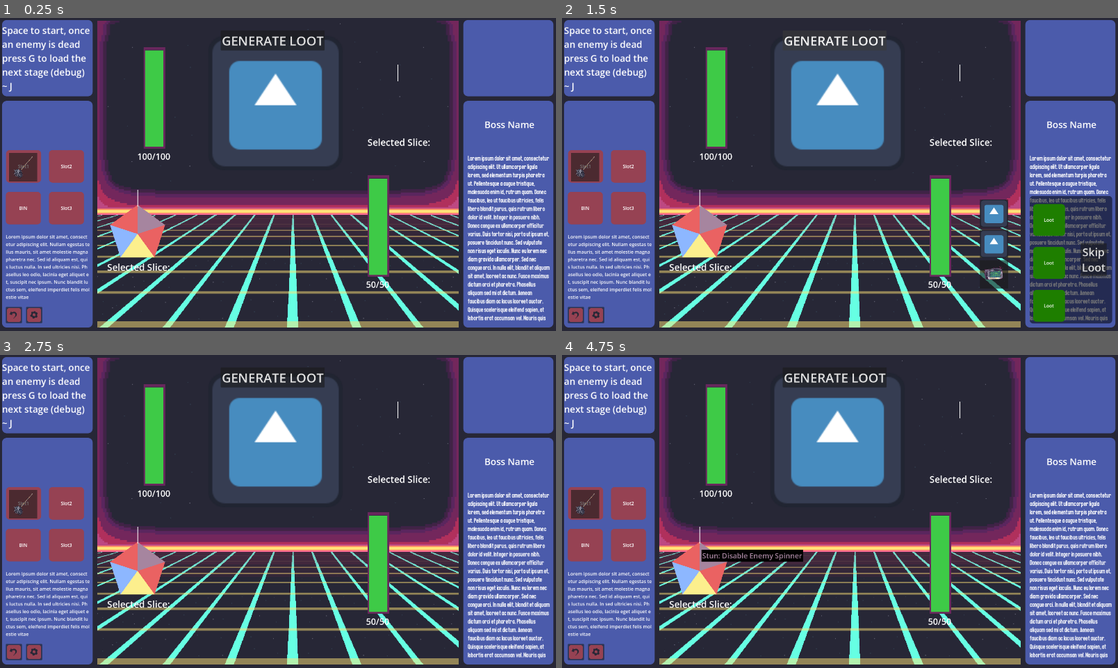
Above: before the commit, frames 1-4 (two rows, left to right).
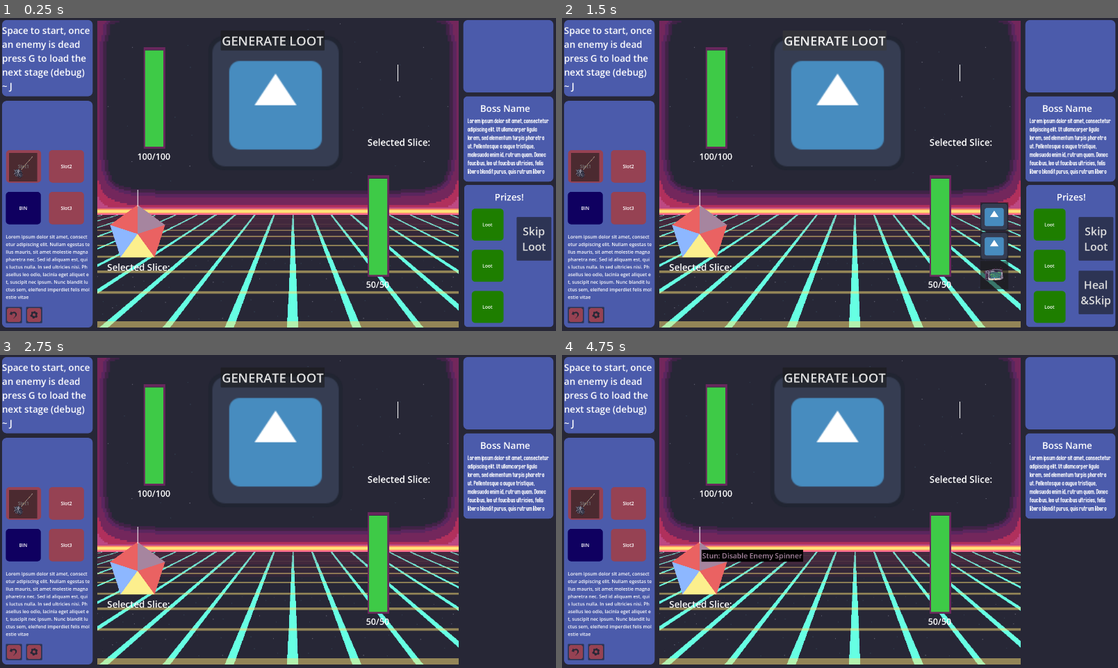
Above: after the commit, the same moments.

Repository: Dragos-F/spinner-autobattler
Game: Godot game, scene res://Scenes/MainScene.tscn
The game is run twice, just before and just after one commit, with the same random seed, the same clock (stepped at 60 frames per second) and the same inputs. This scene is started directly instead of the project's main scene. The engine's default icon, where the game draws it, is replaced by a stand-in: a white triangle on a blue panel in a dark square.
Inputs (mouse positions are in pixels of both pictures, inside the frame that each line leads up to):
- Up to frame 1 (0.25 s): no input
- Up to frame 2 (1.5 s): click (573, 315) at 0.52 s; click "GENERATE LOOT" at 1.25 s
- Up to frame 3 (2.75 s): click "Skip Loot" at 2 s
- Up to frame 4 (4.75 s): click (595, 652) at 2.75 s; click (584, 505) at 3.5 s; tap G at 4.25 s; drag from (962, 445) to (701, 570) at 4.27 s

The runs differ from the first frame. In frame 1, 7.2% of the frame differs, in the area x 1-100%, y 22-99%; in frame 2, 7.5%; in frame 3, 10%; in frame 4, 10%.

Commit message:
Skip&Heal rand chance

Diff:
--- a/Scenes/MainScene.tscn
+++ b/Scenes/MainScene.tscn
@@ -62,6 +62,13 @@
 corner_radius_bottom_right = 12
 corner_radius_bottom_left = 12
 
+[sub_resource type="StyleBoxFlat" id="StyleBoxFlat_ywy86"]
+bg_color = Color(0.05937701, 0, 0.3772384, 1)
+corner_radius_top_left = 12
+corner_radius_top_right = 12
+corner_radius_bottom_right = 12
+corner_radius_bottom_left = 12
+
 [sub_resource type="StyleBoxTexture" id="StyleBoxTexture_ntio1"]
 texture = ExtResource("2_qxria")
 region_rect = Rect2(336, 0, 1248, 1080)
@@ -150,7 +157,7 @@
 }
 
 [sub_resource type="StyleBoxFlat" id="StyleBoxFlat_hk511"]
-bg_color = Color(0, 0, 0, 0.52156866)
+bg_color = Color(0.29411766, 0.35686275, 0.67058825, 1)
 corner_radius_top_left = 12
 corner_radius_top_right = 12
 corner_radius_bottom_right = 12
@@ -501,7 +508,7 @@
 grow_horizontal = 2
 grow_vertical = 2
 pivot_offset_ratio = Vector2(0.5, 0.5)
-theme_override_styles/panel = SubResource("StyleBoxFlat_alkp7")
+theme_override_styles/panel = SubResource("StyleBoxFlat_ywy86")
 metadata/_edit_use_anchors_ = true
 
 [node name="Label" type="Label" parent="UIParent/ContestantUI/Control/VBoxContainer/Items/Control4/PanelContainer3" unique_id=870238316]
@@ -580,16 +587,17 @@
 offset_left = 1600.0
 offset_top = 7.0
 offset_right = 1911.0
-offset_bottom = 270.0
+offset_bottom = 257.0
 mouse_filter = 2
 theme_override_styles/panel = ExtResource("2_y4jh7")
 
 [node name="EnemyDescription" type="PanelContainer" parent="UIParent" unique_id=1748079486]
+clip_contents = true
 layout_mode = 0
 offset_left = 1600.0
-offset_top = 286.0
+offset_top = 270.0
 offset_right = 1911.0
-offset_bottom = 1068.0
+offset_bottom = 565.0
 mouse_filter = 2
 theme_override_styles/panel = ExtResource("2_y4jh7")
 
@@ -602,11 +610,12 @@
 size_flags_stretch_ratio = 0.24
 
 [node name="Label" type="Label" parent="UIParent/EnemyDescription/VBoxContainer/Control" unique_id=1003712461]
+custom_maximum_size = Vector2(259, 66)
 layout_mode = 0
-offset_left = 20.0
-offset_top = 10.0
-offset_right = 300.0
-offset_bottom = 154.0
+offset_left = 15.0
+offset_top = 9.0
+offset_right = 274.0
+offset_bottom = 75.0
 theme_override_font_sizes/font_size = 32
 text = "Boss Name"
 horizontal_alignment = 1
@@ -626,9 +635,10 @@
 anchor_top = 0.049000002
 anchor_right = 0.97200006
 anchor_bottom = 0.049000002
-offset_top = -0.26200104
-offset_right = -0.040008545
-offset_bottom = 586.738
+offset_left = -0.5499878
+offset_top = 0.015007019
+offset_right = -0.58999634
+offset_bottom = 208.292
 text = "Lorem ipsum dolor sit amet, consectetur adipiscing elit. Ut ullamcorper ligula lorem, sed elementum turpis phar …(690 unchanged characters)…
 label_settings = ExtResource("8_5qxwa")
 autowrap_mode = 2
@@ -798,50 +808,85 @@
 [node name="Wheel" parent="PlayerWheels/PlayerWheel3/SpinControl" index="0" unique_id=808226493]
 item = null
 
-[node name="LootSystem" type="PanelContainer" parent="." unique_id=1101095401 node_paths=PackedStringArray("option_slots", "manager")]
+[node name="LootSystem" type="PanelContainer" parent="." unique_id=1101095401 node_paths=PackedStringArray("option_slots", "manager", "heal_button")]
 unique_name_in_owner = true
-visible = false
 anchors_preset = -1
 anchor_left = 0.33489582
-anchor_top = 0.050925925
-anchor_right = 0.49739584
-anchor_bottom = 0.45833334
-offset_left = 12.0
-offset_top = 19.0
-offset_right = -15.0
-offset_bottom = 19.0
+anchor_top = 0.033333335
+anchor_right = 0.4953125
+anchor_bottom = 0.48703703
 theme_override_styles/panel = SubResource("StyleBoxFlat_hk511")
 script = ExtResource("28_hkvke")
-option_slots = [NodePath("VBoxContainer/HBoxContainer/Loot1/Loot"), NodePath("VBoxContainer/HBoxContainer/Loot2/Loot"), NodePath("VBoxContainer/HBoxContainer/Loot3/Loot")]
+option_slots = [NodePath("HBoxContainer/VBoxContainer/HBoxContainer/Loot1/Loot"), NodePath("HBoxContainer/VBoxContainer/HBoxContainer/Loot2/Loot"), NodePath("HBoxContainer/VBoxContainer/HBoxContainer/Loot3/Loot")]
 pool = SubResource("Resource_1ixrr")
 manager = NodePath("../InventoryManager")
-
-[node name="VBoxContainer" type="HBoxContainer" parent="LootSystem" unique_id=513959497]
-layout_mode = 2
-
-[node name="HBoxContainer" type="VBoxContainer" parent="LootSystem/VBoxContainer" unique_id=1728738903]
+heal_button = NodePath("HBoxContainer/VBoxContainer/V Box Container/Control2/Button")
+heal_percent = 100.0
+metadata/_edit_use_anchors_ = true
+
+[node name="HBoxContainer" type="VBoxContainer" parent="LootSystem" unique_id=2152402]
+layout_mode = 2
+
+[node name="CenterContainer" type="CenterContainer" parent="LootSystem/HBoxContainer" unique_id=1331842329]
+layout_mode = 2
+size_flags_vertical = 3
+size_flags_stretch_ratio = 0.15
+
+[node name="Control" type="Control" parent="LootSystem/HBoxContainer/CenterContainer" unique_id=478494612]
+layout_mode = 2
+size_flags_vertical = 3
+size_flags_stretch_ratio = 0.24
+
+[node name="Label" type="Label" parent="LootSystem/HBoxContainer/CenterContainer/Control" unique_id=1079211853]
+custom_maximum_size = Vector2(259, 66)
+layout_mode = 0
+offset_left = -128.0
+offset_top = -22.0
+offset_right = 131.0
+offset_bottom = 44.0
+theme_override_font_sizes/font_size = 32
+text = "Prizes!"
+horizontal_alignment = 1
+vertical_alignment = 1
+autowrap_mode = 2
+text_overrun_behavior = 1
+
+[node name="VBoxContainer" type="HBoxContainer" parent="LootSystem/HBoxContainer" unique_id=513959497]
+layout_mode = 2
+size_flags_vertical = 3
+theme_override_constants/separation = 12
+
+[node name="HBoxContainer" type="VBoxContainer" parent="LootSystem/HBoxContainer/VBoxContainer" unique_id=1728738903]
 layout_mode = 2
 size_flags_horizontal = 3
 size_flags_vertical = 3
 size_flags_stretch_ratio = 0.6
 
-[node name="Loot1" type="Control" parent="LootSystem/VBoxContainer/HBoxContainer" unique_id=1100497677]
-layout_mode = 2
-size_flags_vertical = 3
-
-[node name="Loot" type="Control" parent="LootSystem/VBoxContainer/HBoxContainer/Loot1" unique_id=1217352297]
+[node name="Loot1" type="Control" parent="LootSystem/HBoxContainer/VBoxContainer/HBoxContainer" unique_id=1100497677]
+layout_mode = 2
+size_flags_vertical = 3
+
+[node name="Loot" type="Control" parent="LootSystem/HBoxContainer/VBoxContainer/HBoxContainer/Loot1" unique_id=1217352297]
 z_index = 5
 custom_minimum_size = Vector2(134, 165)
 custom_maximum_size = Vector2(134, 165)
 layout_mode = 1
-anchors_preset = 0
-offset_right = 134.0
-offset_bottom = 165.0
+anchors_preset = 8
+anchor_left = 0.5
+anchor_top = 0.5
+anchor_right = 0.5
+anchor_bottom = 0.5
+offset_left = -67.0
+offset_top = -82.5
+offset_right = 67.0
+offset_bottom = 82.5
+grow_horizontal = 2
+grow_vertical = 2
 pivot_offset = Vector2(104, 83)
 size_flags_horizontal = 3
 script = ExtResource("3_hx8n4")
 
-[node name="PanelContainer3" type="PanelContainer" parent="LootSystem/VBoxContainer/HBoxContainer/Loot1/Loot" unique_id=590796052]
+[node name="PanelContainer3" type="PanelContainer" parent="LootSystem/HBoxContainer/VBoxContainer/HBoxContainer/Loot1/Loot" unique_id=590796052]
 z_index = -5
 custom_minimum_size = Vector2(110, 110)
 custom_maximum_size = Vector2(110, 110)
@@ -860,27 +905,36 @@
 pivot_offset = Vector2(55.5, 55.5)
 theme_override_styles/panel = SubResource("StyleBoxFlat_tx3ay")
 
-[node name="Label" type="Label" parent="LootSystem/VBoxContainer/HBoxContainer/Loot1/Loot/PanelContainer3" unique_id=628268867]
+[node name="Label" type="Label" parent="LootSystem/HBoxContainer/VBoxContainer/HBoxContainer/Loot1/Loot/PanelContainer3" unique_id=628268867]
 layout_mode = 2
 mouse_filter = 1
 text = "Loot"
 horizontal_alignment = 1
 vertical_alignment = 1
 
-[node name="Loot2" type="Control" parent="LootSystem/VBoxContainer/HBoxContainer" unique_id=157355811]
-layout_mode = 2
-size_flags_vertical = 3
-
-[node name="Loot" type="Control" parent="LootSystem/VBoxContainer/HBoxContainer/Loot2" unique_id=1174410563]
+[node name="Loot2" type="Control" parent="LootSystem/HBoxContainer/VBoxContainer/HBoxContainer" unique_id=157355811]
+layout_mode = 2
+size_flags_vertical = 3
+
+[node name="Loot" type="Control" parent="LootSystem/HBoxContainer/VBoxContainer/HBoxContainer/Loot2" unique_id=1174410563]
 z_index = 5
-anchors_preset = 0
-offset_right = 134.0
-offset_bottom = 165.0
+layout_mode = 1
+anchors_preset = 8
+anchor_left = 0.5
+anchor_top = 0.5
+anchor_right = 0.5
+anchor_bottom = 0.5
+offset_left = -67.0
+offset_top = -82.5
+offset_right = 67.0
+offset_bottom = 82.5
+grow_horizontal = 2
+grow_vertical = 2
 pivot_offset = Vector2(104, 83)
 size_flags_horizontal = 3
 script = ExtResource("3_hx8n4")
 
-[node name="PanelContainer3" type="PanelContainer" parent="LootSystem/VBoxContainer/HBoxContainer/Loot2/Loot" unique_id=266934213]
+[node name="PanelContainer3" type="PanelContainer" parent="LootSystem/HBoxContainer/VBoxContainer/HBoxContainer/Loot2/Loot" unique_id=266934213]
 z_index = -5
 custom_minimum_size = Vector2(110, 110)
 custom_maximum_size = Vector2(110, 110)
@@ -899,27 +953,36 @@
 pivot_offset = Vector2(55.5, 55.5)
 theme_override_styles/panel = SubResource("StyleBoxFlat_tx3ay")
 
-[node name="Label" type="Label" parent="LootSystem/VBoxContainer/HBoxContainer/Loot2/Loot/PanelContainer3" unique_id=104039490]
+[node name="Label" type="Label" parent="LootSystem/HBoxContainer/VBoxContainer/HBoxContainer/Loot2/Loot/PanelContainer3" unique_id=104039490]
 layout_mode = 2
 mouse_filter = 1
 text = "Loot"
 horizontal_alignment = 1
 vertical_alignment = 1
 
-[node name="Loot3" type="Control" parent="LootSystem/VBoxContainer/HBoxContainer" unique_id=1817914950]
-layout_mode = 2
-size_flags_vertical = 3
-
-[node name="Loot" type="Control" parent="LootSystem/VBoxContainer/HBoxContainer/Loot3" unique_id=1521783438]
+[node name="Loot3" type="Control" parent="LootSystem/HBoxContainer/VBoxContainer/HBoxContainer" unique_id=1817914950]
+layout_mode = 2
+size_flags_vertical = 3
+
+[node name="Loot" type="Control" parent="LootSystem/HBoxContainer/VBoxContainer/HBoxContainer/Loot3" unique_id=1521783438]
 z_index = 5
-anchors_preset = 0
-offset_right = 134.0
-offset_bottom = 165.0
+layout_mode = 1
+anchors_preset = 8
+anchor_left = 0.5
+anchor_top = 0.5
+anchor_right = 0.5
+anchor_bottom = 0.5
+offset_left = -67.0
+offset_top = -82.5
+offset_right = 67.0
+offset_bottom = 82.5
+grow_horizontal = 2
+grow_vertical = 2
 pivot_offset = Vector2(104, 83)
 size_flags_horizontal = 3
 script = ExtResource("3_hx8n4")
 
-[node name="PanelContainer3" type="PanelContainer" parent="LootSystem/VBoxContainer/HBoxContainer/Loot3/Loot" unique_id=1556445155]
+[node name="PanelContainer3" type="PanelContainer" parent="LootSystem/HBoxContainer/VBoxContainer/HBoxContainer/Loot3/Loot" unique_id=1556445155]
 z_index = -5
 custom_minimum_size = Vector2(110, 110)
 custom_maximum_size = Vector2(110, 110)
@@ -938,24 +1001,70 @@
 pivot_offset = Vector2(55.5, 55.5)
 theme_override_styles/panel = SubResource("StyleBoxFlat_tx3ay")
 
-[node name="Label" type="Label" parent="LootSystem/VBoxContainer/HBoxContainer/Loot3/Loot/PanelContainer3" unique_id=42050992]
+[node name="Label" type="Label" parent="LootSystem/HBoxContainer/VBoxContainer/HBoxContainer/Loot3/Loot/PanelContainer3" unique_id=42050992]
 layout_mode = 2
 mouse_filter = 1
 text = "Loot"
 horizontal_alignment = 1
 vertical_alignment = 1
 
-[node name="CenterContainer" type="CenterContainer" parent="LootSystem/VBoxContainer" unique_id=2017333086]
+[node name="V Box Container" type="VBoxContainer" parent="LootSystem/HBoxContainer/VBoxContainer" unique_id=262222487]
 layout_mode = 2
 size_flags_horizontal = 3
 size_flags_vertical = 3
 size_flags_stretch_ratio = 0.5
-
-[node name="Button" type="Button" parent="LootSystem/VBoxContainer/CenterContainer" unique_id=2095076613]
-layout_mode = 2
+theme_override_constants/separation = -54
+
+[node name="Control" type="Control" parent="LootSystem/HBoxContainer/VBoxContainer/V Box Container" unique_id=1201860661]
+layout_mode = 2
+size_flags_vertical = 3
+
+[node name="Button" type="Button" parent="LootSystem/HBoxContainer/VBoxContainer/V Box Container/Control" unique_id=2095076613]
+custom_minimum_size = Vector2(120, 150)
+custom_maximum_size = Vector2(120, 150)
+layout_mode = 1
+anchors_preset = 8
+anchor_left = 0.5
+anchor_top = 0.5
+anchor_right = 0.5
+anchor_bottom = 0.5
+offset_left = -60.0
+offset_top = -75.0
+offset_right = 60.0
+offset_bottom = 75.0
+grow_horizontal = 2
+grow_vertical = 2
+size_flags_horizontal = 4
+size_flags_vertical = 10
 theme_override_font_sizes/font_size = 38
 text = "Skip
 Loot"
+
+[node name="Control2" type="Control" parent="LootSystem/HBoxContainer/VBoxContainer/V Box Container" unique_id=76995524]
+layout_mode = 2
+size_flags_vertical = 3
+
+[node name="Button" type="Button" parent="LootSystem/HBoxContainer/VBoxContainer/V Box Container/Control2" unique_id=1692333382]
+visible = false
+custom_minimum_size = Vector2(120, 150)
+custom_maximum_size = Vector2(120, 150)
+layout_mode = 1
+anchors_preset = 8
+anchor_left = 0.5
+anchor_top = 0.5
+anchor_right = 0.5
+anchor_bottom = 0.5
+offset_left = -60.0
+offset_top = -75.0
+offset_right = 60.0
+offset_bottom = 75.0
+grow_horizontal = 2
+grow_vertical = 2
+size_flags_horizontal = 4
+size_flags_vertical = 10
+theme_override_font_sizes/font_size = 38
+text = "Heal
+&Skip"
 
 [node name="GenerateLoot" type="Button" parent="." unique_id=499497220]
 offset_left = -198.0
@@ -994,13 +1103,14 @@
 [connection signal="sliceselected" from="PlayerWheels/PlayerWheel1/SpinControl" to="CombatManager" method="listen_player_spinresult"]
 [connection signal="sliceselected" from="PlayerWheels/PlayerWheel2/SpinControl" to="CombatManager" method="listen_player_spinresult"]
 [connection signal="sliceselected" from="PlayerWheels/PlayerWheel3/SpinControl" to="CombatManager" method="listen_player_spinresult"]
-[connection signal="mouse_entered" from="LootSystem/VBoxContainer/HBoxContainer/Loot1/Loot/PanelContainer3" to="LootSystem/VBoxContainer/HBoxContainer/Loot1/Loot" method="_on_mouse_entered"]
-[connection signal="mouse_exited" from="LootSystem/VBoxContainer/HBoxContainer/Loot1/Loot/PanelContainer3" to="LootSystem/VBoxContainer/HBoxContainer/Loot1/Loot" method="_on_mouse_exited"]
-[connection signal="mouse_entered" from="LootSystem/VBoxContainer/HBoxContainer/Loot2/Loot/PanelContainer3" to="LootSystem/VBoxContainer/HBoxContainer/Loot2/Loot" method="_on_mouse_entered"]
-[connection signal="mouse_exited" from="LootSystem/VBoxContainer/HBoxContainer/Loot2/Loot/PanelContainer3" to="LootSystem/VBoxContainer/HBoxContainer/Loot2/Loot" method="_on_mouse_exited"]
-[connection signal="mouse_entered" from="LootSystem/VBoxContainer/HBoxContainer/Loot3/Loot/PanelContainer3" to="LootSystem/VBoxContainer/HBoxContainer/Loot3/Loot" method="_on_mouse_entered"]
-[connection signal="mouse_exited" from="LootSystem/VBoxContainer/HBoxContainer/Loot3/Loot/PanelContainer3" to="LootSystem/VBoxContainer/HBoxContainer/Loot3/Loot" method="_on_mouse_exited"]
-[connection signal="pressed" from="LootSystem/VBoxContainer/CenterContainer/Button" to="LootSystem" method="_on_skip_loot_pressed"]
+[connection signal="mouse_entered" from="LootSystem/HBoxContainer/VBoxContainer/HBoxContainer/Loot1/Loot/PanelContainer3" to="LootSystem/HBoxContainer/VBoxContainer/HBoxContainer/Loot1/Loot" method="_on_mouse_entered"]
+[connection signal="mouse_exited" from="LootSystem/HBoxContainer/VBoxContainer/HBoxContainer/Loot1/Loot/PanelContainer3" to="LootSystem/HBoxContainer/VBoxContainer/HBoxContainer/Loot1/Loot" method="_on_mouse_exited"]
+[connection signal="mouse_entered" from="LootSystem/HBoxContainer/VBoxContainer/HBoxContainer/Loot2/Loot/PanelContainer3" to="LootSystem/HBoxContainer/VBoxContainer/HBoxContainer/Loot2/Loot" method="_on_mouse_entered"]
+[connection signal="mouse_exited" from="LootSystem/HBoxContainer/VBoxContainer/HBoxContainer/Loot2/Loot/PanelContainer3" to="LootSystem/HBoxContainer/VBoxContainer/HBoxContainer/Loot2/Loot" method="_on_mouse_exited"]
+[connection signal="mouse_entered" from="LootSystem/HBoxContainer/VBoxContainer/HBoxContainer/Loot3/Loot/PanelContainer3" to="LootSystem/HBoxContainer/VBoxContainer/HBoxContainer/Loot3/Loot" method="_on_mouse_entered"]
+[connection signal="mouse_exited" from="LootSystem/HBoxContainer/VBoxContainer/HBoxContainer/Loot3/Loot/PanelContainer3" to="LootSystem/HBoxContainer/VBoxContainer/HBoxContainer/Loot3/Loot" method="_on_mouse_exited"]
+[connection signal="pressed" from="LootSystem/HBoxContainer/VBoxContainer/V Box Container/Control/Button" to="LootSystem" method="_on_skip_loot_pressed"]
+[connection signal="pressed" from="LootSystem/HBoxContainer/VBoxContainer/V Box Container/Control2/Button" to="LootSystem" method="_on_skip_loot_pressed"]
 [connection signal="pressed" from="GenerateLoot" to="LootSystem" method="spawn_options"]
 
 [editable path="EnemyWheelBundle"]
--- a/Scripts/loot_system.gd
+++ b/Scripts/loot_system.gd
@@ -6,6 +6,8 @@
 @export var options: Array[Draggable]
 @export var pool:LootPool
 @export var manager:InvManager
+@export var heal_button:Button
+@export var heal_percent:float
 signal loot_ended()
 
 
@@ -29,6 +31,10 @@
 func spawn_options():
 	options.clear()
 	options.resize(option_slots.size())
+	if randf_range(0,100) < heal_percent:
+		heal_button.visible = true
+	else:
+		heal_button.visible = false
 	visible = true
 	for i in option_slots.size():
 		var scene = load("res://Scenes/draggable_item.tscn")
